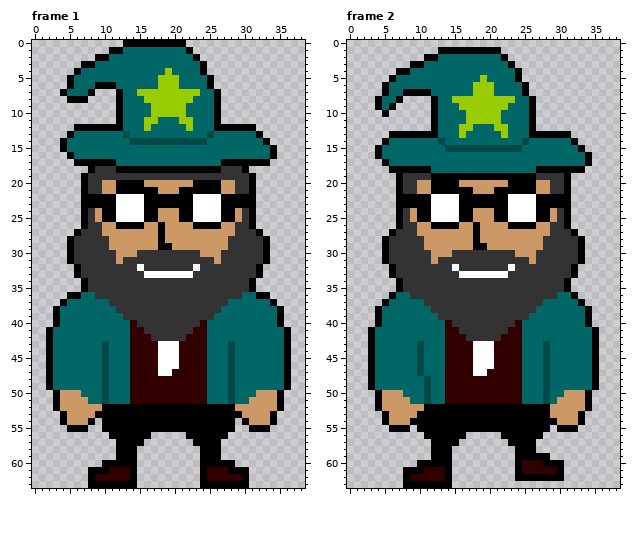
Pixel-art file, stored at WIP/DiGiorn Redraw.aseprite. The picture above was drawn from the file before the commit.
39x64 pixels, 4 frames. Shown: frame 1, frame 2. The commit also changed other frames, which this record leaves out.
The same view after the edit:
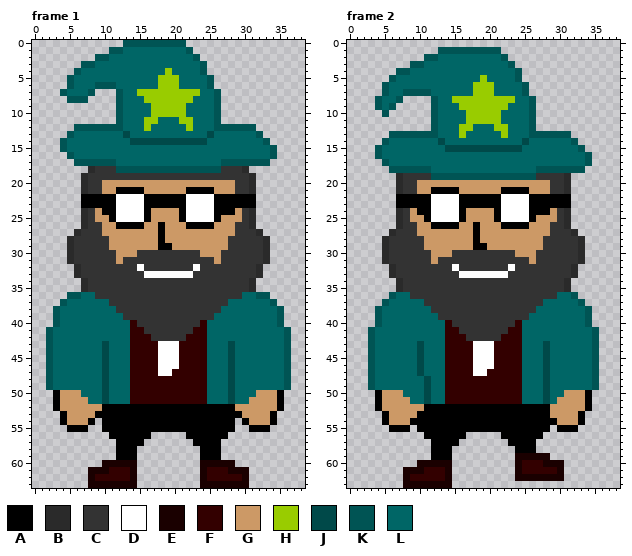
Palette (. is transparent): A #000000  B #2a2a2a  C #333333  D #ffffff  E #1a0000  F #330000  G #cc9966  H #99cc00  J #004949  K #005454  L #006666
The edit:
Changed rows in their new state; - is an unchanged pixel.
Frame 1:
first column x 2:
 0 -----------KKKKKKKKK---------------
 1 ---------KK---------K--------------
 2 -------KK------------K-------------
 3 -----KK---------------K------------
 4 ----K-----------------K------------
 5 ---K-------------------K-----------
 6 ---K---KKK-------------K-----------
 7 --K---K---K-------------K----------
 8 ---KKK----K-------------K----------
 9 ----------K-------------K----------
10 ----------K-------------K----------
11 ----------K-------------K----------
12 ----KKKKKKK-------------KKKKKK-----
13 ---K--------------------------K----
14 --K----------------------------K---
15 --K-----------------------------K--
16 ---K----------------------------K--
17 ----KKKKKK---------------KKKKKKK---
18 ------B---KKKKKKKKKKKKKKK---B------
19 -----B-----------------------B-----
20 -----B----GGGG-------GGGG----B-----
21 -----B--------GG---G----G----B-----
22 --------------------D---A----------
23 --------------------D---A----------
24 -----B---------G----D---A----B-----
25 -----B--G------G----D---AGG--B-----
26 -----B--------------A---G----B-----
27 ----B-------------------------B----
28 ---B---------------------------B---
29 ---B---------------------------B---
30 ---B---------------------------B---
31 ---B---------------------------B---
32 ----B-------------------------B----
33 ----B-------------------------B----
34 -----B-----------------------B-----
35 -----B-----------------------B-----
36 ---KK-------------------------KK---
37 --K-----------------------------K--
38 -K-------------------------------K-
39 -K-------------------------------K-
40 -K-------------------------------K-
41 K---------------------------------K
42 K---------------------------------K
43 K---------------------------------K
44 K---------------------------------K
45 K---------------------------------K
46 K---------------------------------K
47 K---------------------------------K
48 K---------------------------------K
49 K---------------------------------K
first column x 8:
60 --EEEEE---------EEEEE--
61 EEE---E---------E---EEE
62 E-----E---------E-----E
63 EEEEEEE---------EEEEEEE
Frame 2:
first column x 3:
 1 ----------KKKKKKKKK--------------
 2 --------KK---------K-------------
 3 ------KK------------K------------
 4 ----KK---------------K-----------
 5 ---K-----------------K-----------
 6 --K-------------------K----------
 7 --K--KKKK-------------K----------
 8 -K--K----K-------------K---------
 9 -K-K-----K-------------K---------
10 --K------K-------------K---------
11 ---------K-------------K---------
12 ---------K-------------K---------
13 ---KKKKKKK-------------KKKKKK----
14 --K--------------------------K---
15 -K----------------------------K--
16 -K-----------------------------K-
17 --K----------------------------K-
18 ---KKKKKK---------------KKKKKKK--
19 ----B----KKKKKKKKKKKKKKK----B----
20 ----B----GGGG-------GGGG----B----
21 ----B--------GG---G----G----B----
22 -------------------D---A---------
23 -------------------D---A---------
24 ----B---------G----D---A----B----
25 ----B--G------G----D---AGG--B----
26 ----B--------------A---G----B----
27 ---B-------------------------B---
28 --B---------------------------B--
29 --B---------------------------B--
30 --B---------------------------B--
31 --B---------------------------B--
32 ---B-------------------------B---
33 ---B-------------------------B---
34 ----B-----------------------B----
35 ----B-----------------------B----
36 ---K-------------------------K---
37 --K---------------------------K--
38 -K-----------------------------K-
39 -K-----------------------------K-
40 -K-----------------------------K-
41 K-------------------------------K
42 K-------------------------------K
43 K-------------------------------K
44 K-------------------------------K
45 K-------------------------------K
46 K-------------------------------K
47 K-------------------------------K
48 K-------------------------------K
49 K-------------------------------K
first column x 8:
59 ----------------EEEEE--
60 --EEEEE---------E---EEE
61 EEE---E---------E-----E
62 E-----E---------EEEEEEE
63 EEEEEEE----------------
Boxes around the changes in both pictures, in picture pixels (x1, y1, x2, y2):
changed: (46, 40, 291, 390)
changed: (88, 460, 137, 488)
changed: (200, 460, 249, 488)
changed: (368, 47, 599, 390)
changed: (515, 453, 564, 481)
changed: (403, 460, 452, 488)
